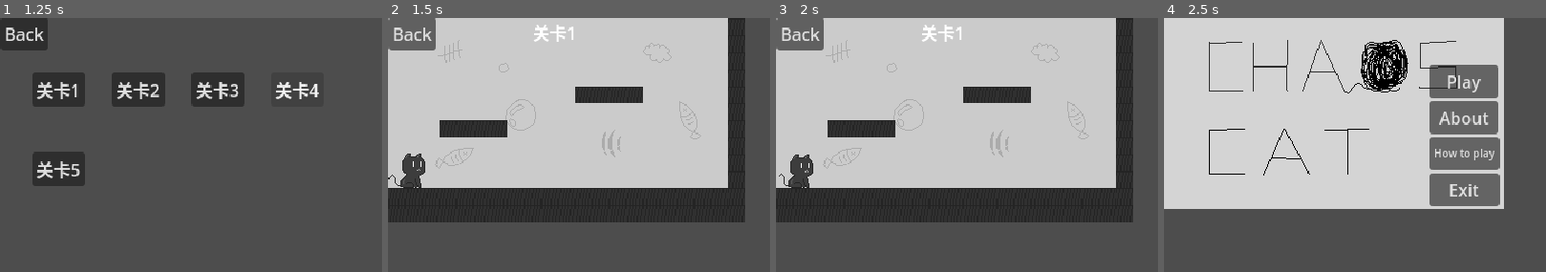
Above: before the commit, frames 1-4 (left to right).
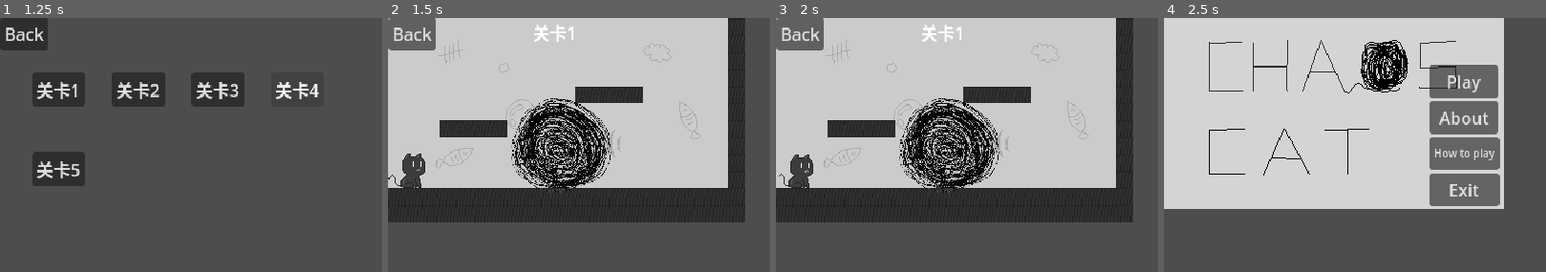
Above: after the commit, the same moments.

Repository: lzcm729/cat-and-string-ball
Game: Godot game, scene res://GUI/start_menu.tscn
Same seed, same stepped clock (60 frames per second), same inputs: the game is played once before the commit and once after it.
Inputs:
- Up to frame 1 (1.25 s): click "Play" at 0.5 s
- Up to frame 2 (1.5 s): click "关卡1" at 1.25 s
- Up to frame 3 (2 s): no input
- Up to frame 4 (2.5 s): click "Back" at 2 s
The pictures show only the part of the screen within x 0-50%, y 0-50%; the shares and areas given below are measured in that part.

Frame 1 is identical in both runs. In frame 2, 5.6% of the frame differs, in the area x 32-59%, y 31-69%; in frame 3, 5.6%; in frame 4, nothing differs.

Commit message:
猫拍打

Diff:
--- a/Levels/level_1.tscn
+++ b/Levels/level_1.tscn
@@ -1,9 +1,10 @@
-[gd_scene load_steps=5 format=3 uid="uid://b8b3p0ub10jc3"]
+[gd_scene load_steps=6 format=3 uid="uid://b8b3p0ub10jc3"]
 
 [ext_resource type="PackedScene" uid="uid://dpqb8ih1u4omf" path="res://Levels/vacant_room.tscn" id="1_0vh8p"]
 [ext_resource type="PackedScene" uid="uid://bn4481xl7jj4g" path="res://GUI/main_control.tscn" id="1_eossy"]
 [ext_resource type="PackedScene" uid="uid://c4q7s0ehyqx0o" path="res://cat/cat.tscn" id="3_l3wy6"]
 [ext_resource type="TileSet" uid="uid://cfha1jbx7duy5" path="res://Levels/vacant_room.tres" id="4_p86rh"]
+[ext_resource type="PackedScene" uid="uid://b36bl5hadkdtm" path="res://StringBall/StringBall.tscn" id="5_gvjvj"]
 
 [node name="Level1" type="Node2D"]
 
@@ -19,3 +20,6 @@
 
 [node name="Cat" parent="." instance=ExtResource("3_l3wy6")]
 position = Vector2(20, 138)
+
+[node name="StringBall" parent="." instance=ExtResource("5_gvjvj")]
+position = Vector2(170, 110)
--- a/cat/cat.gd
+++ b/cat/cat.gd
@@ -7,6 +7,8 @@
 var gravity = ProjectSettings.get_setting("physics/2d/default_gravity")
 
 @onready var animated_sprite = $AnimatedSprite2D
+
+@onready var cat_area = $CatArea  # 猫角色的碰撞区域（Area2D），在场景中命名为 CatArea
 
 func _physics_process(delta):
 	if not is_on_floor():
@@ -30,6 +32,12 @@
 		velocity.y = jump_velocity
 		animated_sprite.play("jump")
 
+	if Input.is_action_just_pressed("ui_patpat"):
+		animated_sprite.play("attack")
+		for body in cat_area.get_overlapping_bodies():
+			if body.has_method("Hit"):
+				body.Hit(Vector2(10000, 0))  # 调用物体的 Hit 方法，施加力量向量 (10000, 0)
+
 	if direction == -1:
 		animated_sprite.flip_h = true
 	else:
--- a/cat/cat.tscn
+++ b/cat/cat.tscn
@@ -158,19 +158,18 @@
 }]
 
 [sub_resource type="RectangleShape2D" id="RectangleShape2D_abu8b"]
-size = Vector2(25, 12)
+size = Vector2(38, 12)
 
 [node name="Cat" type="CharacterBody2D"]
 script = ExtResource("1_6rb40")
 
 [node name="AnimatedSprite2D" type="AnimatedSprite2D" parent="."]
 sprite_frames = SubResource("SpriteFrames_r8gkv")
-animation = &"walk"
+animation = &"idle"
 autoplay = "idle"
-frame_progress = 0.150751
 
 [node name="CollisionShape2D" type="CollisionShape2D" parent="."]
-position = Vector2(2.5, 10)
+position = Vector2(8.5, 10)
 shape = SubResource("RectangleShape2D_abu8b")
 
 [node name="Control" type="Control" parent="."]
@@ -196,3 +195,9 @@
 theme_override_font_sizes/font_size = 14
 text = "猫"
 horizontal_alignment = 1
+
+[node name="CatArea" type="Area2D" parent="."]
+
+[node name="CollisionShape2D" type="CollisionShape2D" parent="CatArea"]
+position = Vector2(21, 0)
+shape = SubResource("RectangleShape2D_abu8b")
--- a/project.godot
+++ b/project.godot
@@ -23,6 +23,21 @@
 window/size/window_height_override=720
 window/stretch/mode="viewport"
 
+[input]
+
+ui_patpat={
+"deadzone": 0.5,
+"events": [Object(InputEventKey,"resource_local_to_scene":false,"resource_name":"","device":0,"window_id":0,"alt_pressed":false,"shift_pressed":false,"ctrl_pressed":false,"meta_pressed":false,"pressed":false,"keycode":0,"physical_keycode":70,"key_label":0,"unicode":0,"echo":false,"script":null)
+, Object(InputEventJoypadButton,"resource_local_to_scene":false,"resource_name":"","device":-1,"button_index":2,"pressure":0.0,"pressed":false,"script":null)
+]
+}
+ui_carryon={
+"deadzone": 0.5,
+"events": [Object(InputEventKey,"resource_local_to_scene":false,"resource_name":"","device":0,"window_id":0,"alt_pressed":false,"shift_pressed":false,"ctrl_pressed":false,"meta_pressed":false,"pressed":false,"keycode":0,"physical_keycode":69,"key_label":0,"unicode":0,"echo":false,"script":null)
+, Object(InputEventJoypadButton,"resource_local_to_scene":false,"resource_name":"","device":-1,"button_index":10,"pressure":0.0,"pressed":false,"script":null)
+]
+}
+
 [physics]
 
 2d/default_linear_damp=0.0
Not shown: 1 places in Test Scene.tscn that only renumber resources
